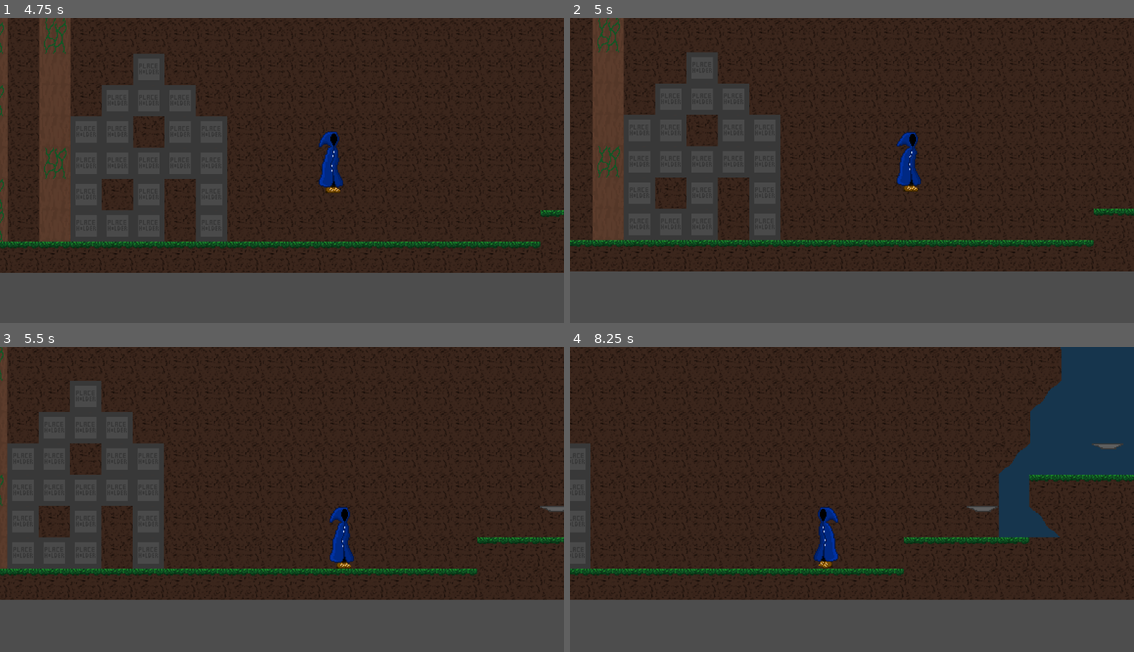
Above: before the commit, frames 1-4 (two rows, left to right).
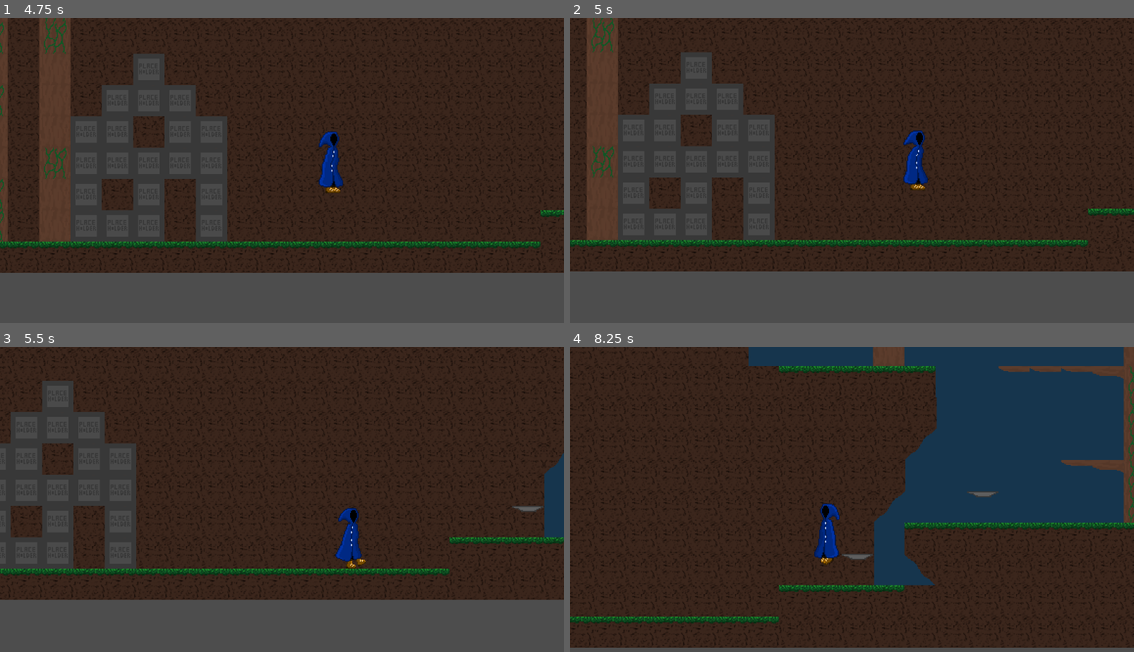
Above: after the commit, the same moments.

Repository: Maurice438361/Nyctophobia-YOGduo
Game: Godot game, scene res://world.tscn
The game is run twice, just before and just after one commit, with the same random seed, the same clock (stepped at 60 frames per second) and the same inputs.
Inputs:
- Up to frame 1 (4.75 s): tap Enter at 0.5 s; hold D (Right) 0.53-2.03 s; tap Space (Jump) at 0.77, 1.52, 3.02, 3.77, 4.52 s; hold A (Left) 2.03-4.28 s; hold D (Right) from 4.28 s (still down)
- Up to frame 2 (5 s): keep holding D (Right)
- Up to frame 3 (5.5 s): keep holding D (Right)
- Up to frame 4 (8.25 s): tap Space (Jump) at 6.02, 6.77, 7.52 s; release D (Right) at 8.03 s; hold A (Left) from 8.03 s (still down)

Frame 1 is identical in both runs. In frame 2, 6.5% of the frame differs, in the area x 0-100%, y 0-83%; in frame 3, 13%; in frame 4, 41%, in the area x 0-100%, y 0-99%.

Commit message:
Added 4 raycasts to check if the player if fully tuching a wall not just an small part of it.

Diff:
--- a/NyctophobiaPlayer.tscn
+++ b/NyctophobiaPlayer.tscn
@@ -147,7 +147,7 @@
 script = ExtResource("2_t1ppf")
 WALL_JUMP_FORCE = 300
 WALL_PUSH_FORCE = 100
-WALL_JUMP_GRACE = 10.0
+WALL_JUMP_GRACE = 1.0
 
 [node name="AnimatedSprite2D" type="AnimatedSprite2D" parent="."]
 sprite_frames = SubResource("SpriteFrames_oay2s")
@@ -165,3 +165,19 @@
 [node name="CollisionShape2D" type="CollisionShape2D" parent="."]
 position = Vector2(0, 7)
 shape = SubResource("CapsuleShape2D_3evso")
+
+[node name="RayCastRightTop" type="RayCast2D" parent="."]
+position = Vector2(7, -8)
+target_position = Vector2(4, 0)
+
+[node name="RayCastRightBottom" type="RayCast2D" parent="."]
+position = Vector2(7, 22)
+target_position = Vector2(4, 0)
+
+[node name="RayCastLeftBottom" type="RayCast2D" parent="."]
+position = Vector2(-7, 22)
+target_position = Vector2(-4, 0)
+
+[node name="RayCastLeftTop" type="RayCast2D" parent="."]
+position = Vector2(-7, -8)
+target_position = Vector2(-4, 0)
--- a/assets/Player sprite/nyctophobia_player.gd
+++ b/assets/Player sprite/nyctophobia_player.gd
@@ -56,14 +56,16 @@
 
 	#WallJump
 
-	if !is_on_floor() and is_on_wall() and !WallClingRest and velocity.y > 0:
-		var wallCollisionSide = get_wall_normal()
-		if wallCollisionSide == Vector2(1.0,0.0) and Input.is_action_pressed("Left") or wallCollisionSide == Vector2(-1.0,0.0) and Input.is_action_pressed("Right"):
-			WallCling = true
-			WallClingRest = true
-			velocity.y = 0
-			await get_tree().create_timer(WALL_CLING_TIME).timeout
-			WallCling = false
+	if !is_on_floor() and !WallClingRest and velocity.y > 0:
+		if $RayCastLeftBottom.is_colliding() and $RayCastLeftTop.is_colliding() or $RayCastRightBottom.is_colliding() and $RayCastRightTop:
+			if $RayCastLeftBottom.get_collider() == $RayCastLeftTop.get_collider() or $RayCastRightBottom.get_collider() == $RayCastLeftTop.get_collider():
+				var wallCollisionSide = get_wall_normal()
+				if wallCollisionSide == Vector2(1.0,0.0) and Input.is_action_pressed("Left") or wallCollisionSide == Vector2(-1.0,0.0) and Input.is_action_pressed("Right"):
+					WallCling = true
+					WallClingRest = true
+					velocity.y = 0
+					await get_tree().create_timer(WALL_CLING_TIME).timeout
+					WallCling = false
 
 
 	if is_on_floor() and WallClingRest:
